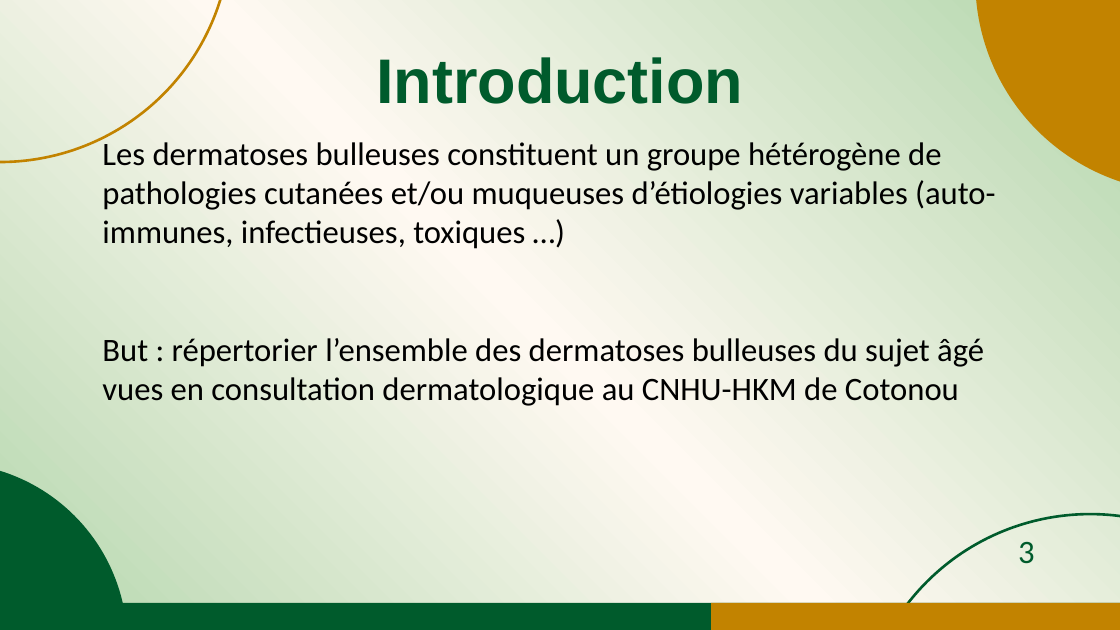
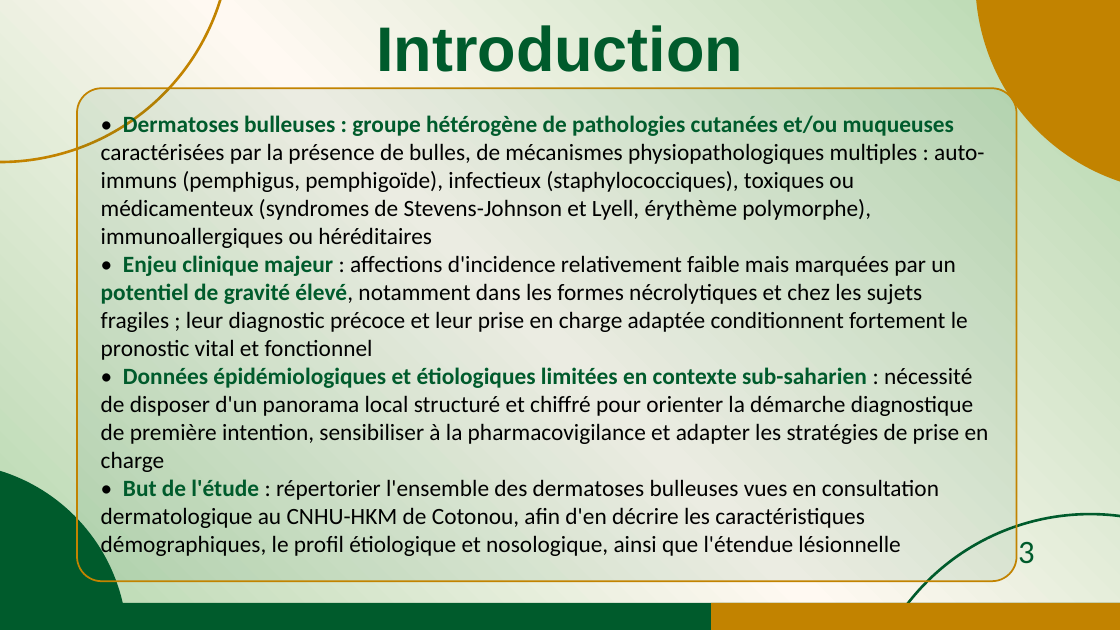
Before and after one commit to jicorporate/GFMP, a slide deck: slide 3 of Communication Orale_JDA1_sujets_enfant_30mai.pptx. Drawn at 1120x630 pixels with LibreOffice and Linux fonts; fonts in the diff are those of the drawing. Boxes give left, top, right and bottom in pixels: in the first picture for what was removed or moved away, otherwise in the second. Text is boxed around its words. In the diff, an @@ line names an element or a change of style, - is before the commit and + after.

Commit message:
git commit -m "Update Communication Orale_JDA1_sujets ag\303\251s_30mai.pptx and Communication Orale_JDA1_sujets_enfant_30mai.pptx"

```diff
--- a/Communication Orale_JDA1_sujets_enfant_30mai.pptx
+++ b/Communication Orale_JDA1_sujets_enfant_30mai.pptx
@@ text "Introduction": place and size @@
-text "Introduction" at <box>376,57,743,104</box>
+text "Introduction" at <box>376,25,743,72</box>
@@ rounded rectangle added at <box>77,88,1017,581</box>, fill #005B2C at 8% opacity, outline #C28300 1.5 pt, 20 pt, text #000000 @@
+• Dermatoses bulleuses : groupe hétérogène de pathologies cutanées et/ou muqueuses caractérisées par la présence de bulles, de mécanismes physiopathologiques multiples : auto-immuns (pemphigus, pemphigoïde), infectieux (staphylococciques), toxiques ou médicamenteux (syndromes de Stevens-Johnson et Lyell, érythème polymorphe), immunoallergiques ou héréditaires
+• Enjeu clinique majeur : affections d'incidence relativement faible mais marquées par un potentiel de gravité élevé, notamment dans les formes nécrolytiques et chez les sujets fragiles ; leur diagnostic précoce et leur prise en charge adaptée conditionnent fortement le pronostic vital et fonctionnel
+• Données épidémiologiques et étiologiques limitées en contexte sub-saharien : nécessité de disposer d'un panorama local structuré et chiffré pour orienter la démarche diagnostique de première intention, sensibiliser à la pharmacovigilance et adapter les stratégies de prise en charge
+• But de l'étude : répertorier l'ensemble des dermatoses bulleuses vues en consultation dermatologique au CNHU-HKM de Cotonou, afin d'en décrire les caractéristiques démographiques, le profil étiologique et nosologique, ainsi que l'étendue lésionnelle
@@ subtitle removed at <box>102,138,995,406</box> @@
-Les dermatoses bulleuses constituent un groupe hétérogène de pathologies cutanées et/ou muqueuses d’étiologies variables (auto-immunes, infectieuses, toxiques …)
-But : répertorier l’ensemble des dermatoses bulleuses du sujet âgé vues en consultation dermatologique au CNHU-HKM de Cotonou
```
Also in this commit, not shown: 5 other slides changed, 5 slides added, 6 slides removed, 1 other file.
